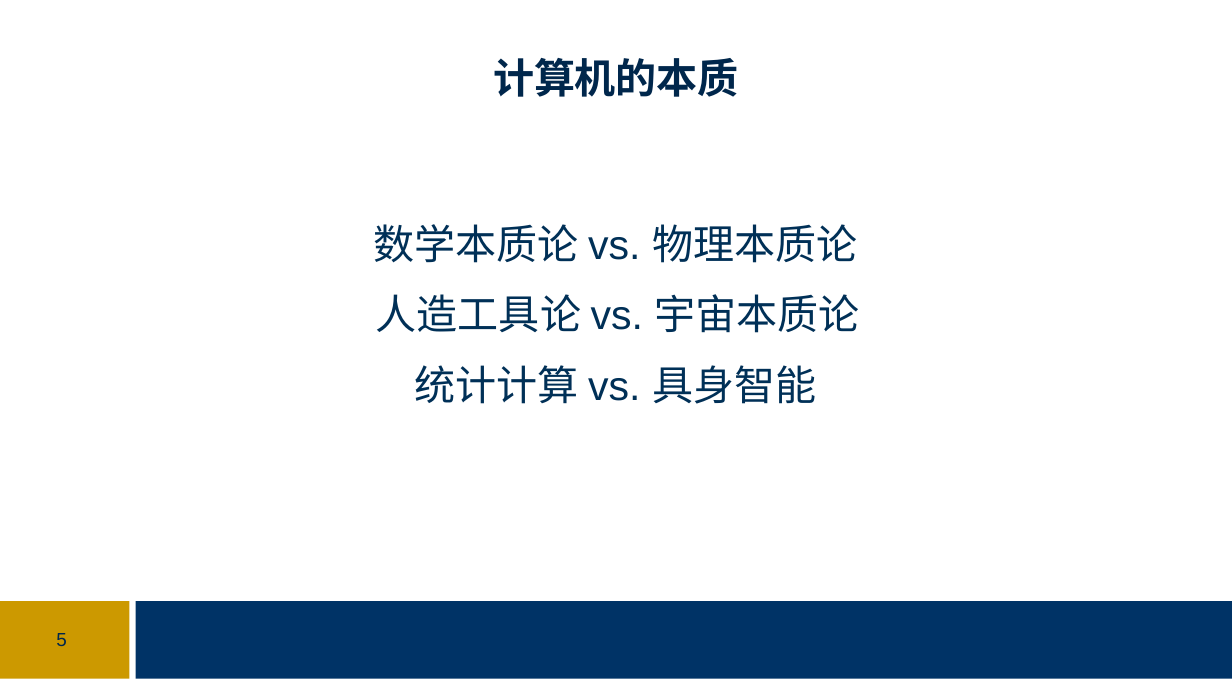
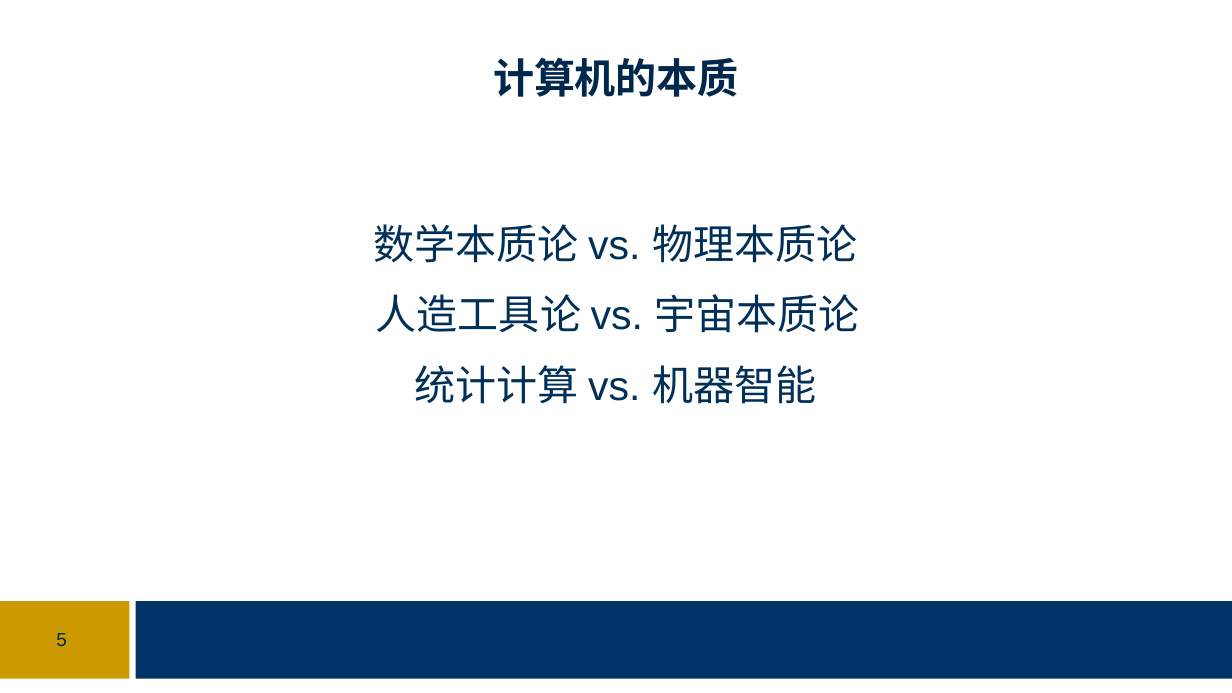
Before and after one commit to clidxhk/AI4Chem, a slide deck: slide 5 of 第二次/AI4CHEM-2.pptx. Drawn at 1232x693 pixels with LibreOffice and Linux fonts; fonts in the diff are those of the drawing; background and template pictures are left out. Boxes give left, top, right and bottom in pixels: in the first picture for what was removed or moved away, otherwise in the second. Text is boxed around its words. In the diff, an @@ line names an element or a change of style, - is before the commit and + after.

```diff
--- a/第二次/AI4CHEM-2.pptx
+++ b/第二次/AI4CHEM-2.pptx
@@ text at [414, 365, 816, 404]: text changed @@
-统计计算 vs. 具身智能
+统计计算 vs. 机器智能
```
